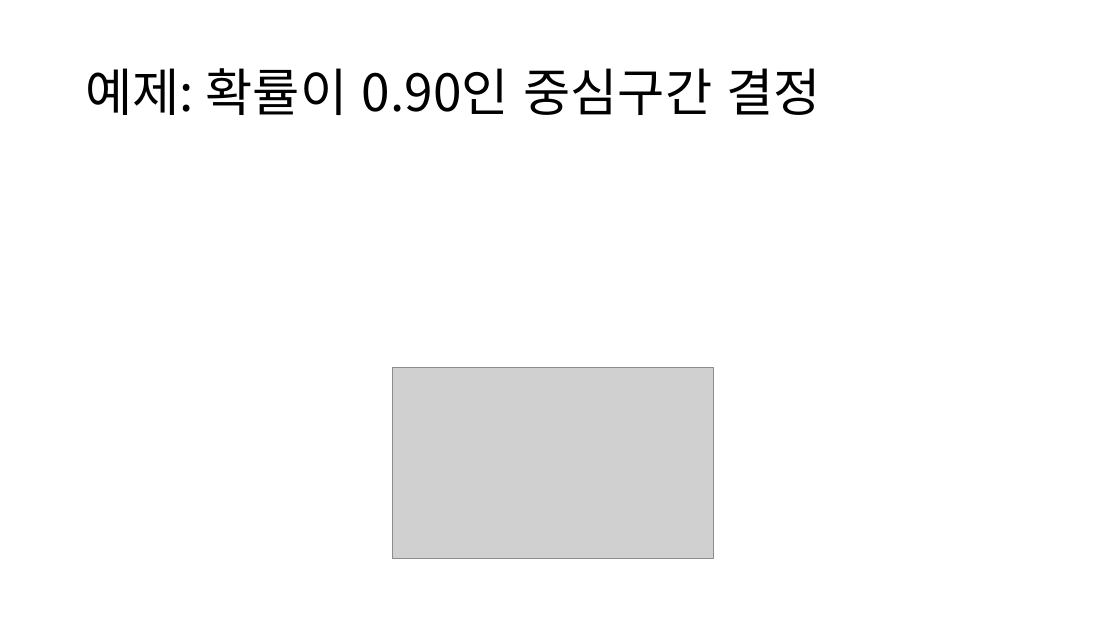
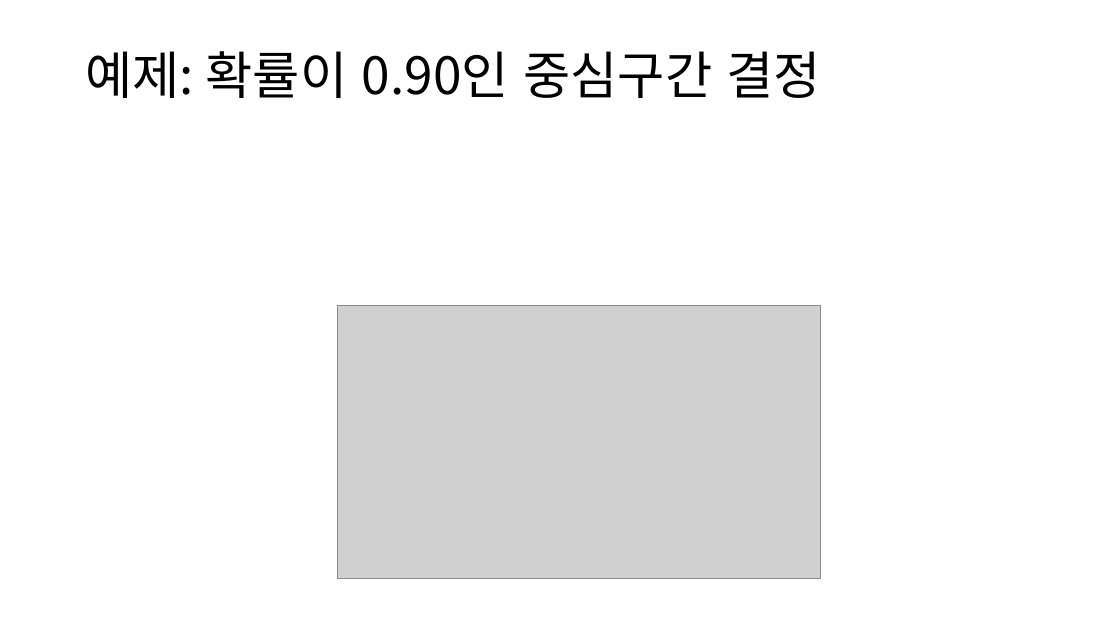
Before and after one commit to ksublee/AS, a slide deck: slide 7 of ppt/9.정규모집단에서의 소표본 추론.pptx. Drawn at 1120x630 pixels with LibreOffice and Linux fonts; fonts in the diff are those of the drawing; grey boxes stand for pictures. Boxes give left, top, right and bottom in pixels: in the first picture for what was removed or moved away, otherwise in the second. Text is boxed around its words. In the diff, an @@ line names an element or a change of style, - is before the commit and + after.

```diff
--- a/ppt/9.정규모집단에서의 소표본 추론.pptx
+++ b/ppt/9.정규모집단에서의 소표본 추론.pptx
@@ title "예제: 확률이 0.90인 중심구간 결정": place and size @@
-title "예제: 확률이 0.90인 중심구간 결정" at (85,68,821,115)
+title "예제: 확률이 0.90인 중심구간 결정" at (85,51,821,98)
@@ picture added at (338,305,821,578) @@
@@ picture removed at (392,368,714,559) @@
```
Also in this commit, not shown: 2 other slides changed, 2 slides added, 2 slides removed, 3 other files.
